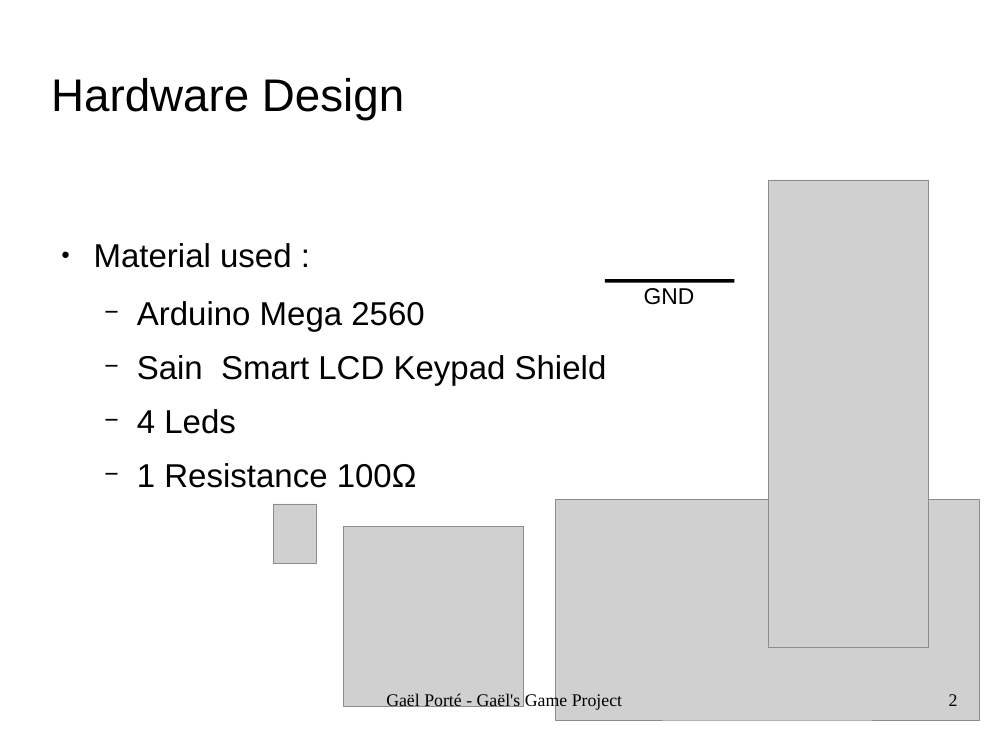
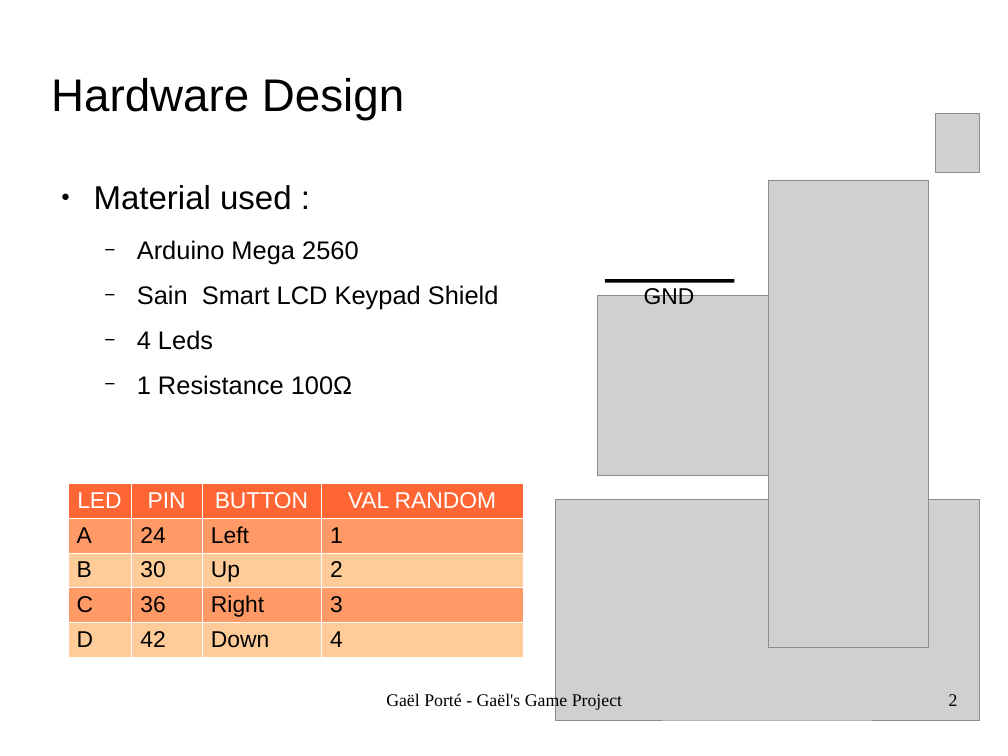
Before and after one commit to portegael/arduino, a slide deck: slide 2 of GaelGame_project/ppt_GaelGame_project.odp. Drawn at 1008x756 pixels with LibreOffice and Linux fonts; fonts in the diff are those of the drawing; grey boxes stand for pictures; background and template pictures are left out. Boxes give left, top, right and bottom in pixels: in the first picture for what was removed or moved away, otherwise in the second. Text is boxed around its words. In the diff, an @@ line names an element or a change of style, - is before the commit and + after.

Commit message:
Powerpoint : adding mapping HW/SW
Adding a mapping of leds
Led name (SW) / Pin (HW) / Button (SW) / random val Sequence (SW)

```diff
--- a/GaelGame_project/ppt_GaelGame_project.odp
+++ b/GaelGame_project/ppt_GaelGame_project.odp
@@ picture: place and size @@
-picture at <box>273,504,316,563</box>
+picture at <box>937,113,980,173</box>
@@ text at <box>137,240,499,395</box>: size 26 to 20 pt in "Arduino Mega 2560", "Sain Smart LCD Keypad Shield", "4 Leds", "1 Resistance 100Ω" @@
@@ picture: place and size @@
-picture at <box>344,526,524,706</box>
+picture at <box>598,295,778,476</box>
@@ table added at <box>68,483,523,658</box>, 5 rows, 4 columns @@
+LED | PIN | BUTTON | VAL RANDOM
+A | 24 | Left | 1
+B | 30 | Up | 2
+C | 36 | Right | 3
+D | 42 | Down | 4
```
Also in this commit, not shown: 1 other slide changed.
